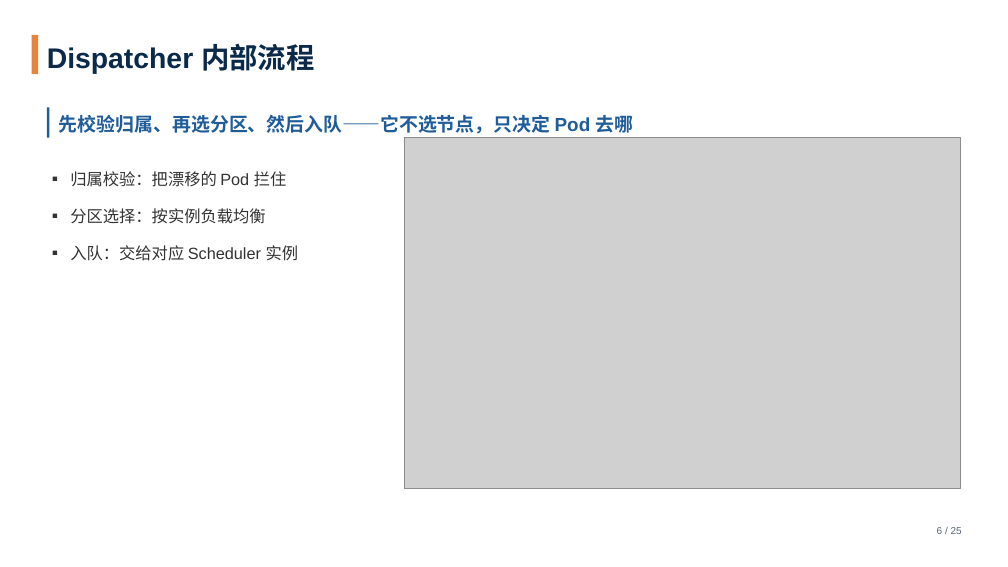
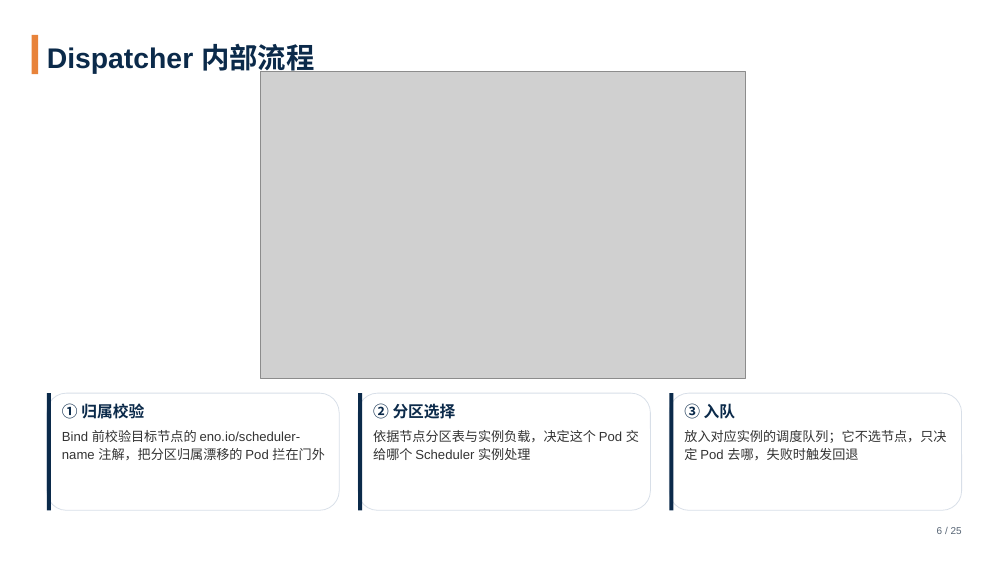
Before and after one commit to tengfei86/godel-scheduler, a slide deck: slide 6 of docs/thesis/defense/答辩PPT-基于etcd的分布式Kubernetes调度器.pptx. Drawn at 1008x567 pixels with LibreOffice and Linux fonts; fonts in the diff are those of the drawing; grey boxes stand for pictures. Boxes give left, top, right and bottom in pixels: in the first picture for what was removed or moved away, otherwise in the second. Text is boxed around its words. In the diff, an @@ line names an element or a change of style, - is before the commit and + after.

```diff
--- a/docs/thesis/defense/答辩PPT-基于etcd的分布式Kubernetes调度器.pptx
+++ b/docs/thesis/defense/答辩PPT-基于etcd的分布式Kubernetes调度器.pptx
@@ picture: place and size @@
-picture at box(405, 138, 960, 488)
+picture at box(261, 72, 746, 378)
@@ rectangle removed at box(47, 107, 50, 138) @@
@@ text removed at box(59, 115, 634, 134) @@
-先校验归属、再选分区、然后入队——它不选节点，只决定 Pod 去哪
@@ text removed at box(70, 171, 299, 261) @@
-▪ 归属校验：把漂移的 Pod 拦住
-▪ 分区选择：按实例负载均衡
-▪ 入队：交给对应 Scheduler 实例
@@ rounded rectangle added at box(47, 393, 340, 510), fill #FFFFFF, outline #D8DFE8 0.75 pt @@
@@ rectangle added at box(47, 393, 51, 510), fill #0B2A4A @@
@@ text added at box(62, 403, 324, 460), 12.5 pt, text #333333 @@
+① 归属校验
+Bind 前校验目标节点的 eno.io/scheduler-name 注解，把分区归属漂移的 Pod 拦在门外
@@ rounded rectangle added at box(358, 393, 651, 510), fill #FFFFFF, outline #D8DFE8 0.75 pt @@
@@ rectangle added at box(358, 393, 363, 510), fill #0B2A4A @@
@@ text added at box(373, 403, 639, 460), 12.5 pt, text #333333 @@
+② 分区选择
+依据节点分区表与实例负载，决定这个 Pod 交给哪个 Scheduler 实例处理
@@ rounded rectangle added at box(669, 393, 962, 510), fill #FFFFFF, outline #D8DFE8 0.75 pt @@
@@ rectangle added at box(669, 393, 674, 510), fill #0B2A4A @@
@@ text added at box(684, 403, 946, 460), 12.5 pt, text #333333 @@
+③ 入队
+放入对应实例的调度队列；它不选节点，只决定 Pod 去哪，失败时触发回退
```
Also in this commit, not shown: 1 other slide changed, 3 other files.
